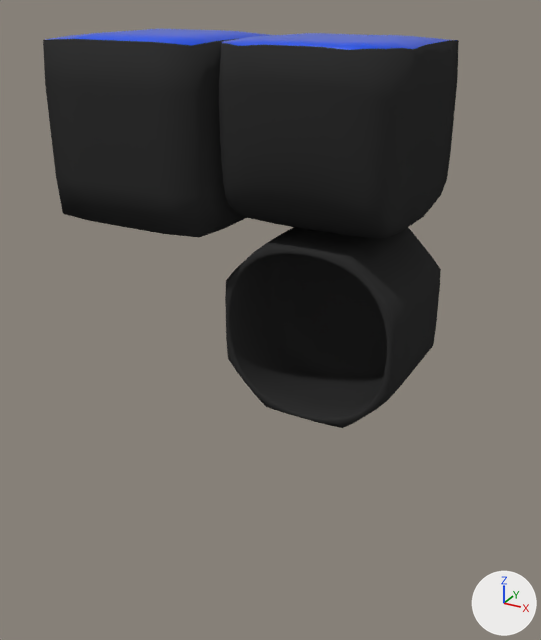
Before and after pictures for a commit that changed the Blender file Assets/Models/3x3.blend.
Before and after are seen from a 50 mm camera at (3.19, -5.14, 3.41) aimed at (0.05, 0.57, 0.55). The lights are fixed; the arrows at lower right show +X, +Y and +Z.

The older version as bpy lines, for what is in view:
```python
me_cube_041 = bpy.data.meshes.new('Cube.041')
me_cube_041.from_pydata(...)  # 18 vertices, 13 faces; spans x -1.0..1.0, y -1.0..1.0, z -1.0..1.0
me_cube_041.polygons.foreach_set('use_smooth', [True] * 13)
# faces by material slot: [11, 1, 1]
me_cube_041.materials.append(mat_black_primary)  # black #333333
me_cube_041.materials.append(mat_yellow)  # yellow #fffa00
me_cube_041.materials.append(mat_blue)  # blue #0f50e7
me_cube_043 = bpy.data.meshes.new('Cube.043')
me_cube_043.from_pydata(...)  # 8 vertices, 6 faces; spans x -1.0..1.0, y -1.0..1.0, z -1.0..1.0
me_cube_043.polygons.foreach_set('use_smooth', [True] * 6)
# faces by material slot: [3, 1, 1, 1]
me_cube_043.materials.append(mat_black_primary)  # black #333333
me_cube_043.materials.append(mat_yellow)  # yellow #fffa00
me_cube_043.materials.append(mat_blue)  # blue #0f50e7
me_cube_043.materials.append(mat_orange)  # orange #e77600
me_cube_057 = bpy.data.meshes.new('Cube.057')
me_cube_057.from_pydata(...)  # 40 vertices, 34 faces; spans x -1.0..1.0, y -0.6..1.0, z -1.0..1.0
me_cube_057.polygons.foreach_set('use_smooth', [True] * 34)
# faces by material slot: [25, 9]
me_cube_057.materials.append(mat_black_primary)  # black #333333
me_cube_057.materials.append(mat_yellow)  # yellow #fffa00
ob_center = bpy.data.objects.new('Center', me_cube_057)
ob_center.location = (0.0, 2.0, 0.0)
_m = ob_center.modifiers.new('Subdivision', 'SUBSURF')
_m.levels = 5
_m.render_levels = 5
ob_corner = bpy.data.objects.new('Corner', me_cube_043)
ob_corner.location = (-2.0, 2.0, 2.0)
_m = ob_corner.modifiers.new('Subdivision', 'SUBSURF')
_m.levels = 5
_m.render_levels = 5
ob_edge = bpy.data.objects.new('Edge', me_cube_041)
ob_edge.location = (0.0, 2.0, 2.0)
_m = ob_edge.modifiers.new('Subdivision', 'SUBSURF')
_m.levels = 5
_m.render_levels = 5
```
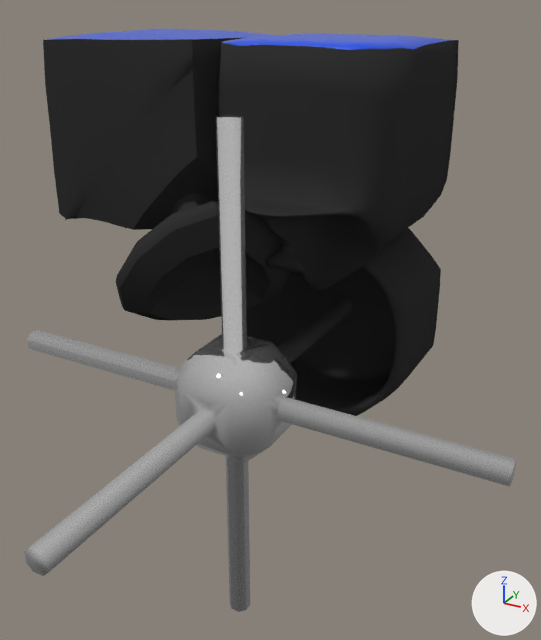
Changed parts and their boxes (x1, y1, x2, y2) in the pictures (541 x 640 px):
'Edge', reshaped (25% taller): before (219, 33, 459, 239); after (219, 33, 459, 290)
'Corner', reshaped (7% wider, 40% taller): before (43, 29, 274, 237); after (43, 29, 290, 321)
'Core', added: after (24, 115, 516, 612)
'Center', reshaped (10% narrower, 6% shorter): before (225, 227, 441, 428); after (246, 228, 441, 416)
part 1 of me_cube_041, built on: before (225, 183, 391, 239); after (245, 192, 391, 290)
part 2 of me_cube_043, built on: before (50, 39, 247, 237); after (50, 37, 282, 321)

The change, as a list of edits to the scene's bpy script:
```text
Add mat_material:
    mat_material = principled_material('Material')
    mat_material.base_color = (0.8, 0.8, 0.8)  # white #e7e7e7
    mat_material.metallic = 0.905
    mat_material.roughness = 0.0
Change me_cube_041:
    used by ob_edge; location = (0.0, 2.0, 2.0)
    remove me_cube_041.from_pydata(...)  # 18 vertices, 13 faces; spans x -1.0..1.0, y -1.0..1.0, z -1.0..1.0
    add me_cube_041.from_pydata(...)  # 56 vertices, 40 faces; spans x -1.0..1.0, y -1.5..1.0, z -1.49..1.0
    me_cube_041 part 1
    3 faces are deleted
    38 vertices are added at x -0.74..0.74, y -1.5..-0.41, z -1.49..-0.4
    30 new faces join them, mat_black_primary (black #333333)
Change me_cube_043:
    used by ob_corner; location = (-2.0, 2.0, 2.0)
    remove me_cube_043.from_pydata(...)  # 8 vertices, 6 faces; spans x -1.0..1.0, y -1.0..1.0, z -1.0..1.0
    add me_cube_043.from_pydata(...)  # 43 vertices, 34 faces; spans x -1.0..1.98, y -1.98..1.0, z -1.98..1.0
    me_cube_043 part 2
    1 vertex is removed from x 1.0, y -1.0, z -1.0
    3 faces are deleted
    36 vertices are added at x -0.88..1.98, y -1.98..0.87, z -1.98..0.88
    31 new faces join them, mat_black_primary (black #333333)
Change me_cube_057:
    where me_cube_057.from_pydata(...)  # 40 vertices, 34 faces; spans x -1.0..1.0, y -0.6..1.0, z -1.0..1.0
    used by ob_center; location = (0.0, 2.0, 0.0)
    me_cube_057 part 3: all 16 vertices in x -1.0..1.0, y -0.6, z -1.0..1.0 are moved by (0.0, 0.25, 0.0)
Add me_cube:
    me_cube.from_pydata(...)  # 144 vertices, 122 faces; spans x -2.5..2.5, y -2.5..2.5, z -2.5..2.5
    me_cube.polygons.foreach_set('use_smooth', [True] * 122)
    me_cube.materials.append(mat_material)  # white #e7e7e7
Add ob_core:
    ob_core = bpy.data.objects.new('Core', me_cube)
    ob_core.location = (0.0, 0.0, 0.0)
```
